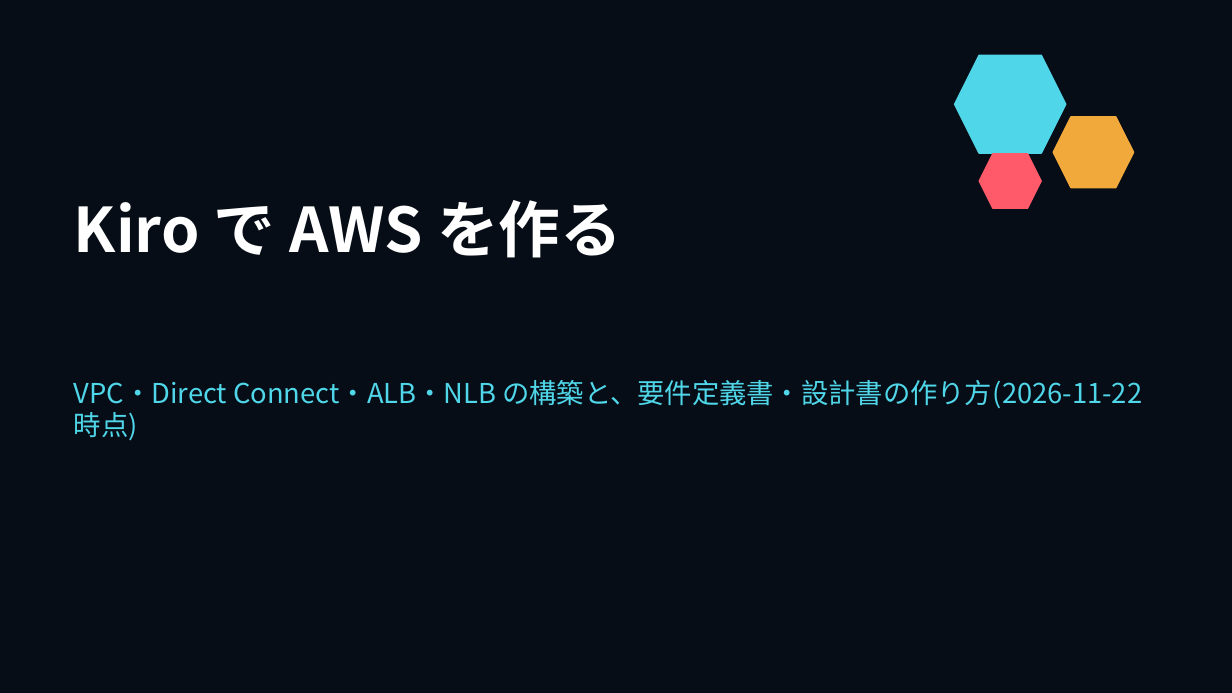
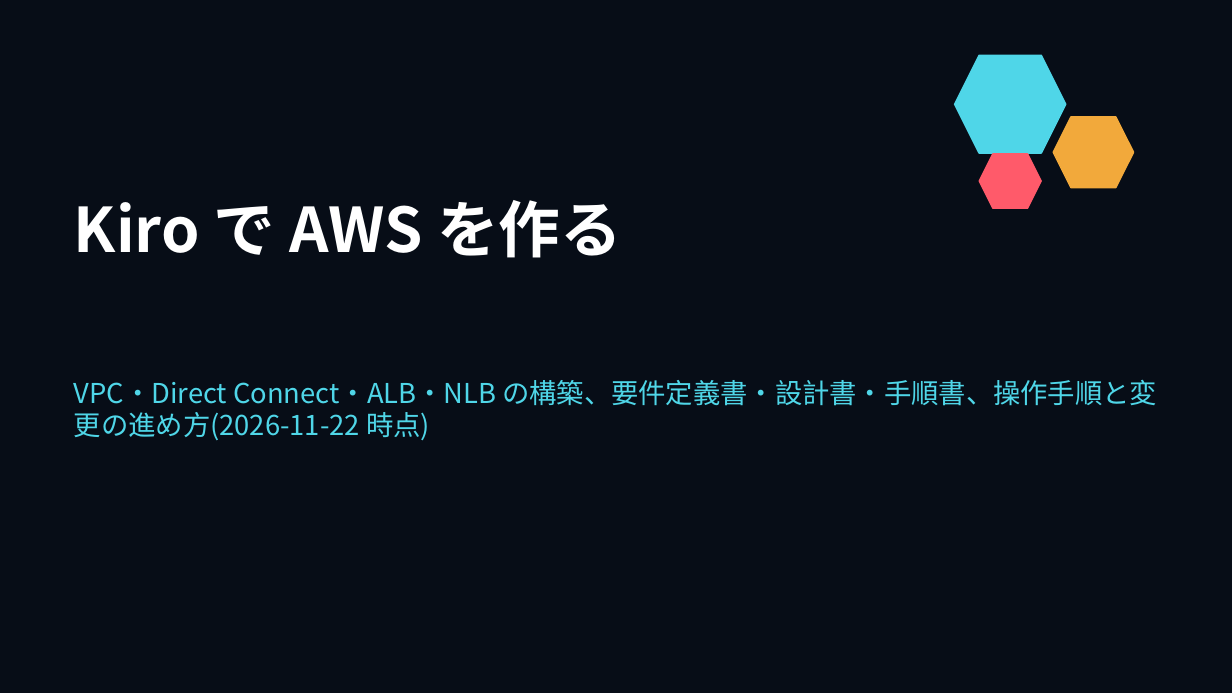
Before and after one commit to w-index-m/nirvana-lab, a slide deck: slide 1 of docs/ai-driven-dev-kiro.pptx. Drawn at 1232x693 pixels with LibreOffice and Linux fonts; fonts in the diff are those of the drawing. Boxes give left, top, right and bottom in pixels: in the first picture for what was removed or moved away, otherwise in the second. Text is boxed around its words. In the diff, an @@ line names an element or a change of style, - is before the commit and + after.

```diff
--- a/docs/ai-driven-dev-kiro.pptx
+++ b/docs/ai-driven-dev-kiro.pptx
@@ text at <box>74,380,1157,440</box>: text changed @@
-VPC・Direct Connect・ALB・NLB の構築と、要件定義書・設計書の作り方(2026-11-22 時点)
+VPC・Direct Connect・ALB・NLB の構築、要件定義書・設計書・手順書、操作手順と変更の進め方(2026-11-22 時点)
```
Also in this commit, not shown: 1 other slide changed, 3 slides added, 3 other files.
